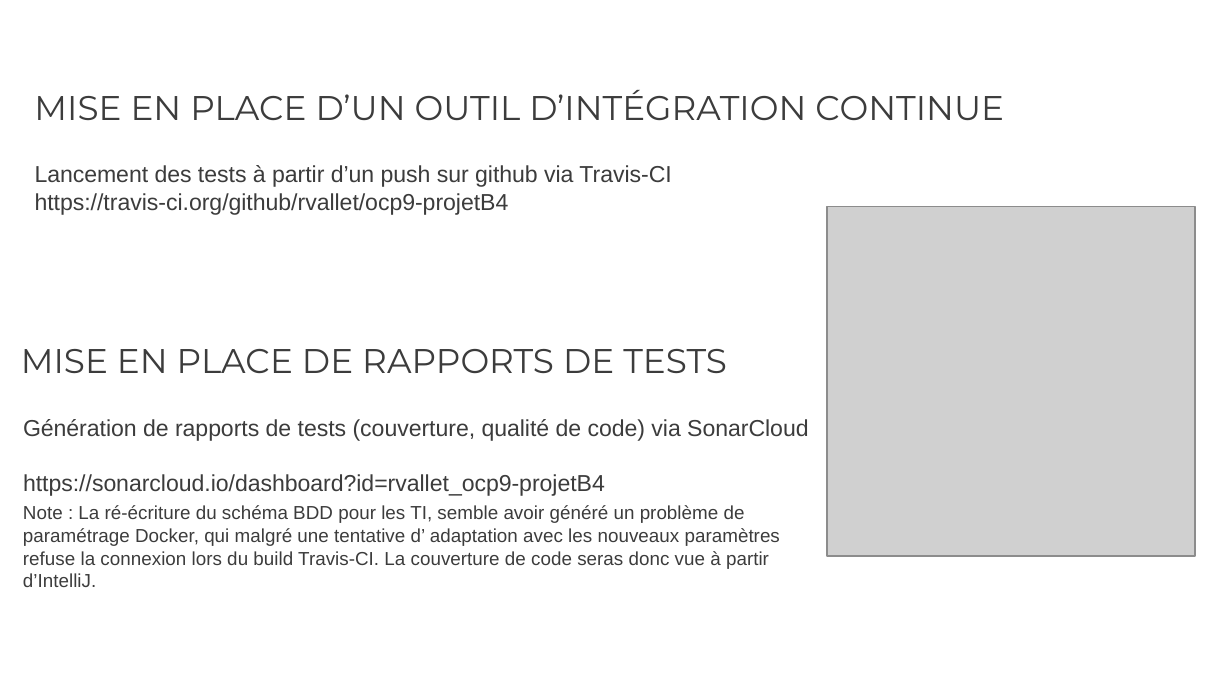
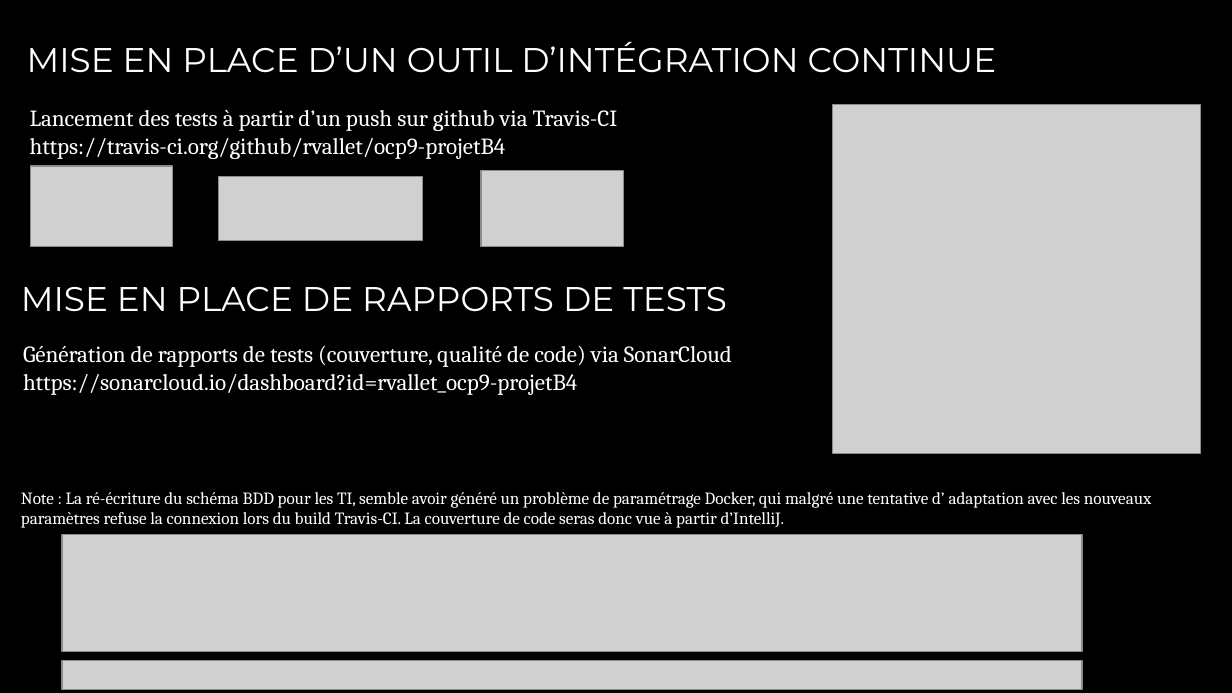
Before and after one commit to rvallet/ocp9-projetB4, a slide deck: slide 14 of doc/Présentation_OCP9_projetB4.pptx (slide 10 before the commit). Drawn at 1232x693 pixels with LibreOffice and Linux fonts; fonts in the diff are those of the drawing; grey boxes stand for pictures; background and template pictures are left out. Boxes give left, top, right and bottom in pixels: in the first picture for what was removed or moved away, otherwise in the second. Text is boxed around its words. In the diff, an @@ line names an element or a change of style, - is before the commit and + after.

```diff
--- a/doc/Présentation_OCP9_projetB4.pptx
+++ b/doc/Présentation_OCP9_projetB4.pptx
@@ background #FFFFFF to picture (left out) @@
@@ text "MISE EN PLACE D’UN OUTIL ...": place and size @@
-text "MISE EN PLACE D’UN OUTIL ..." at [34,90,1004,120]
+text "MISE EN PLACE D’UN OUTIL ..." at [27,41,997,73]
@@ text "MISE EN PLACE D’UN OUTIL ..." at [27,41,997,73]: text colour #3C3C3C to #FFFFFF @@
@@ text "Lancement des tests à partir ...": place and size @@
-text "Lancement des tests à partir ..." at [35,165,671,215]
+text "Lancement des tests à partir ..." at [30,110,618,159]
@@ text "Lancement des tests à partir ..." at [30,110,618,159]: font Arial to Cambria, text colour #3C3C3C to #FFFFFF @@
@@ picture: place and size @@
-picture at [827,207,1195,557]
+picture at [833,105,1201,455]
@@ picture added at [31,166,172,246] @@
@@ picture added at [219,176,423,240] @@
@@ picture added at [480,171,623,246] @@
@@ text "MISE EN PLACE DE RAPPORTS ..." at [21,287,727,312]: text colour #3C3C3C to #FFFFFF @@
@@ text "MISE EN PLACE DE RAPPORTS ...": place and size @@
-text "MISE EN PLACE DE RAPPORTS ..." at [21,349,727,373]
+text "MISE EN PLACE DE RAPPORTS ..." at [21,287,727,312]
@@ text "Génération de rapports de tests ..." at [23,346,732,395]: font Arial to Cambria, text colour #3C3C3C to #FFFFFF @@
@@ text "Génération de rapports de tests ...": place and size @@
-text "Génération de rapports de tests ..." at [23,419,808,496]
+text "Génération de rapports de tests ..." at [23,346,732,395]
@@ text "Note : La ré-écriture du ...": place and size @@
-text "Note : La ré-écriture du ..." at [23,505,780,587]
+text "Note : La ré-écriture du ..." at [21,492,1151,528]
@@ text "Note : La ré-écriture du ..." at [21,492,1151,528]: size 11 to 10 pt, font Arial to Cambria, text colour #3C3C3C to #FFFFFF @@
@@ picture added at [62,535,1082,652] @@
@@ picture added at [62,660,1082,689] @@
```
Also in this commit, not shown: 10 other slides changed, 4 slides added.
